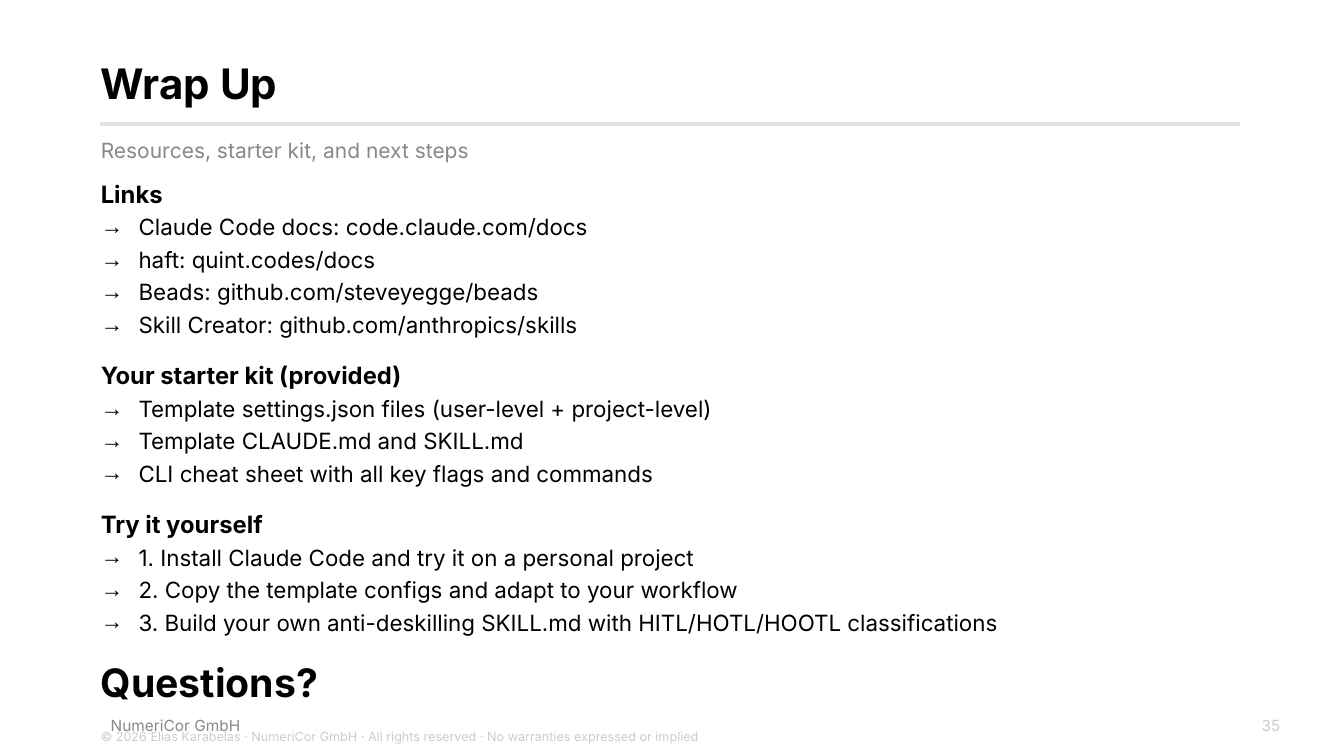
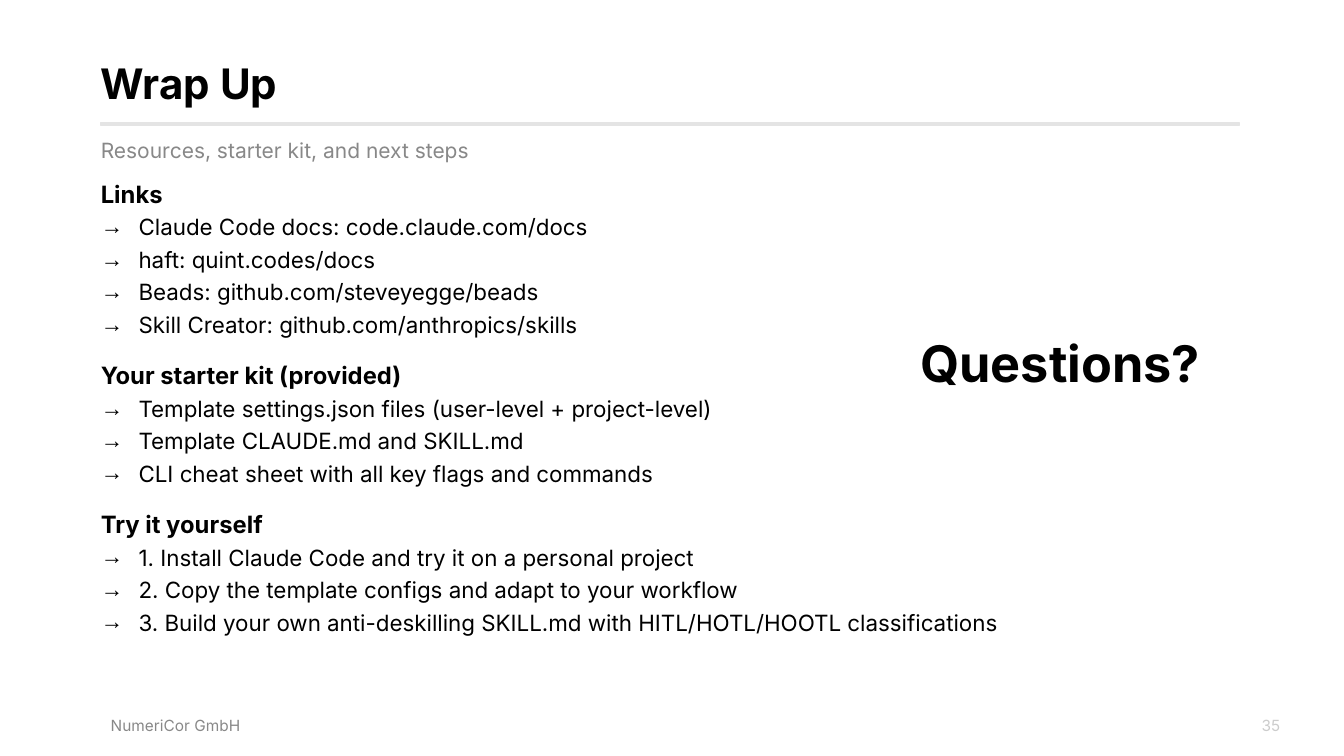
Before and after one commit to karabelaselias/claude-code-workshop-2026, a slide deck: slide 35 of claude_code_workshop_v2.pptx. Drawn at 1344x756 pixels with LibreOffice and Linux fonts; fonts in the diff are those of the drawing. Boxes give left, top, right and bottom in pixels: in the first picture for what was removed or moved away, otherwise in the second. Text is boxed around its words. In the diff, an @@ line names an element or a change of style, - is before the commit and + after.

```diff
--- a/claude_code_workshop_v2.pptx
+++ b/claude_code_workshop_v2.pptx
@@ text added at (x1=920, y1=343, x2=1199, y2=385), 36 pt, text #000000, bold @@
+Questions?
@@ text at (x1=101, y1=667, x2=698, y2=743): paragraphs removed @@
-Questions?
-© 2026 Elias Karabelas · NumeriCor GmbH · All rights reserved · No warranties expressed or implied
```
Also in this commit, not shown: 2 other slides changed.
